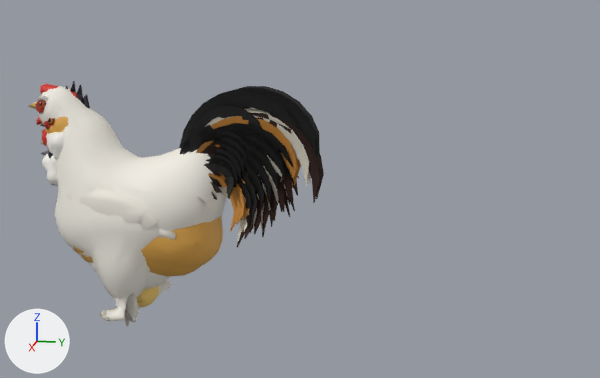
Before and after pictures for a commit that changed the glTF model 3d/models/flock.glb.
Both versions are drawn from a camera (50 mm lens) standing at (2.308, 0.983, 0.992) and looking at (0.003, 0.522, 0.415). Every picture has the same lights, and +X, +Y and +Z are marked at lower left. The older version comes first.

Objects in the first picture: 'aya_r', 'aya_r_lo', 'bra_r', 'bra_r_lo', 'leg_r', 'leg_r_lo', 'orp_r', 'orp_r_lo', 'pol_r', 'pol_r_lo', 'rir_r', 'rir_r_lo' and 11 more.
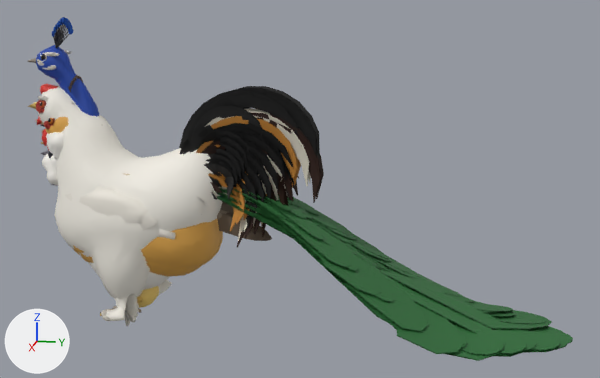
The change, as JSON lines over the scene's bpy script:
```json
{"op": "add", "block": "me_pea_r_lo", "code": ["me_pea_r_lo = bpy.data.meshes.new('pea_r_lo')", "me_pea_r_lo.from_pydata(...)  # 3086 vertices, 3960 faces; spans x -0.26..0.26, y -0.31..1.3, z 0.0..0.9", "me_pea_r_lo.materials.append(mat_satin)"]}
{"op": "add", "block": "me_pea_r", "code": ["me_pea_r = bpy.data.meshes.new('pea_r')", "me_pea_r.from_pydata(...)  # 8494 vertices, 10142 faces; spans x -0.22..0.21, y -0.31..1.31, z 0.0..0.9", "me_pea_r.materials.append(mat_satin)"]}
{"op": "add", "block": "me_pea_h_lo", "code": ["me_pea_h_lo = bpy.data.meshes.new('pea_h_lo')", "me_pea_h_lo.from_pydata(...)  # 1782 vertices, 2800 faces; spans x -0.086..0.086, y -0.256..0.437, z 0.002..0.73", "me_pea_h_lo.materials.append(mat_satin)"]}
{"op": "add", "block": "me_pea_h", "code": ["me_pea_h = bpy.data.meshes.new('pea_h')", "me_pea_h.from_pydata(...)  # 2824 vertices, 4862 faces; spans x -0.087..0.087, y -0.256..0.437, z 0.001..0.73", "me_pea_h.materials.append(mat_satin)"]}
{"op": "add", "block": "ob_pea_r_lo", "code": ["ob_pea_r_lo = bpy.data.objects.new('pea_r_lo', me_pea_r_lo)", "ob_pea_r_lo.location = (0.0, 0.0, 0.0)"]}
{"op": "add", "block": "ob_pea_r", "code": ["ob_pea_r = bpy.data.objects.new('pea_r', me_pea_r)", "ob_pea_r.location = (0.0, 0.0, 0.0)"]}
{"op": "add", "block": "ob_pea_h_lo", "code": ["ob_pea_h_lo = bpy.data.objects.new('pea_h_lo', me_pea_h_lo)", "ob_pea_h_lo.location = (0.0, 0.0, 0.0)"]}
{"op": "add", "block": "ob_pea_h", "code": ["ob_pea_h = bpy.data.objects.new('pea_h', me_pea_h)", "ob_pea_h.location = (0.0, 0.0, 0.0)"]}
```

Where the change shows, as pixel boxes (x1, y1, x2, y2) in the pictures (600 x 378 px):
```json
{"object": "pea_r_lo", "change": "added", "after": [35, 45, 570, 361]}
{"object": "pea_r", "change": "added", "after": [28, 17, 573, 355]}
{"object": "pea_h_lo", "change": "added", "after": [218, 209, 272, 241], "on screen": "brown"}
{"object": "pea_h", "change": "added", "after": [68, 75, 272, 309], "on screen": "mostly hidden"}
```
